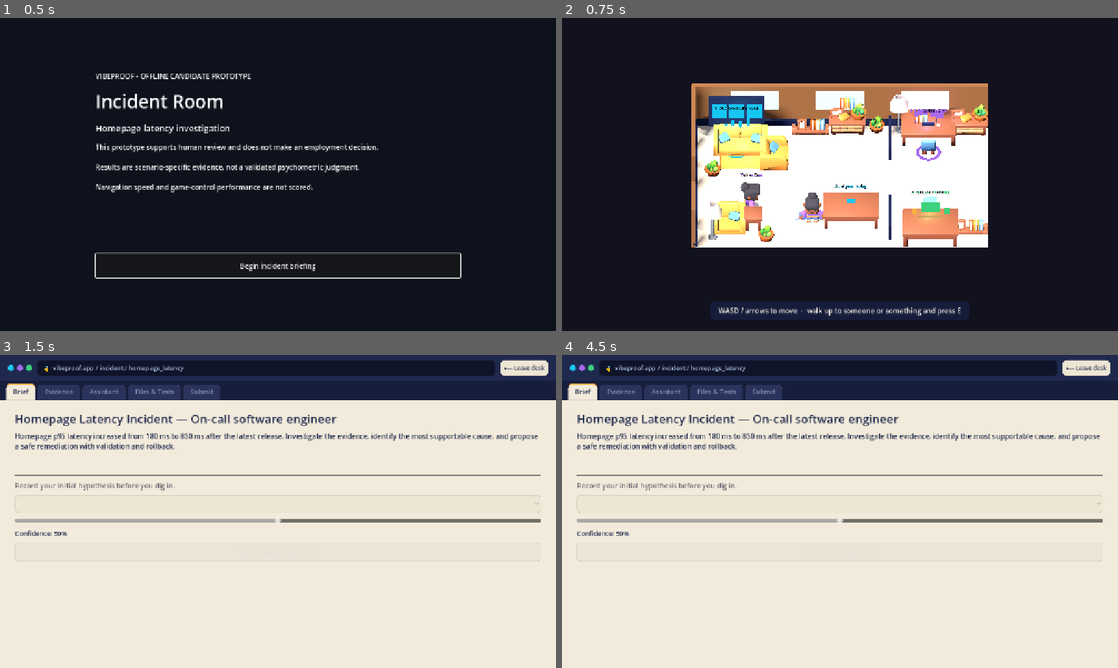
Above: before the commit, frames 1-4 (two rows, left to right).
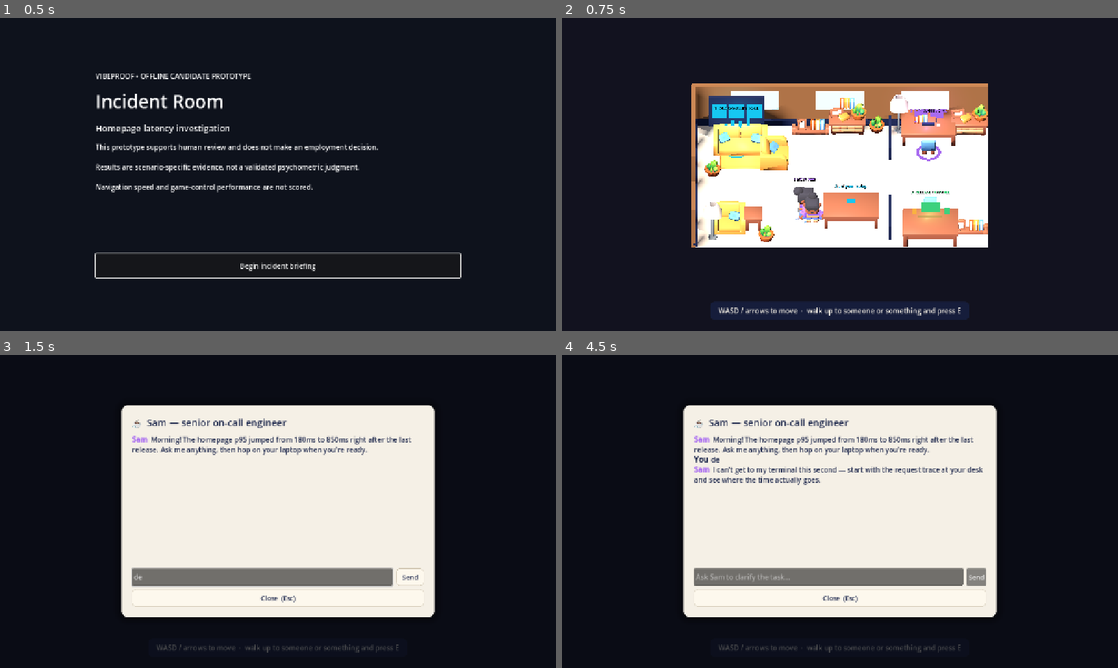
Above: after the commit, the same moments.

Repository: mengfoong-dev/codex-candidate-assesment-system
Game: Godot game, scene res://scenes/main/main.tscn
Two runs of this game, one before a commit and one after it. Both use one fixed random seed, a clock stepped at 60 frames per second and the inputs below.
Inputs (mouse positions are in pixels of both pictures, inside the frame that each line leads up to):
- Up to frame 1 (0.5 s): no input
- Up to frame 2 (0.75 s): click "Begin incident briefing" at 0.5 s
- Up to frame 3 (1.5 s): tap E (interact) at 1.25, 1.35 s; hold D (move_right) from 1.28 s (still down)
- Up to frame 4 (4.5 s): release D (move_right) at 2 s; click (1084, 367) at 2 s, where only the run before the commit has a clickable "⟵ Leave desk"; click (973, 577) at 2.75 s, where only the run after the commit has a clickable "Send"; click (979, 577) at 3.5 s, where only the run after the commit has a clickable "Send"; tap E (interact) at 4.25 s; hold S (move_backward) from 4.28 s (still down); tap H (open_hypothesis) at 4.35 s

Frame 1 is identical in both runs. In frame 2, 0.4% of the frame differs, in the area x 32-46%, y 49-66%; in frame 3, 65%; in frame 4, 66%, in the area x 0-100%, y 0-100%.

Commit message:
feat: seat Sam beside the desk and point the game at the deployed senior proxy
Move the senior NPC from the entrance corner to next to the player's desk/spawn
so the player, Sam, and the laptop read as one cluster. Point the workspace's
senior chat at the live Railway proxy (senior-proxy-production) so the deployed
game gets real senior replies.

Diff:
--- a/apps/incident-room/scenes/main/main.tscn
+++ b/apps/incident-room/scenes/main/main.tscn
@@ -20,5 +20,6 @@
 
 [node name="OfficeLayer" parent="UI" instance=ExtResource("5_office")]
 visible = false
+senior_proxy_url = "https://senior-proxy-production.up.railway.app/api/senior/chat"
 
 [node name="TitleScreen" parent="UI" instance=ExtResource("3_title")]
--- a/apps/incident-room/scenes/room/incident_room.tscn
+++ b/apps/incident-room/scenes/room/incident_room.tscn
@@ -115,7 +115,7 @@
 [node name="Landmark" parent="ReleaseConsole" instance=ExtResource("7_rel")]
 
 [node name="Senior" type="Node3D" parent="."]
-transform = Transform3D(0, 0, 1, 0, 1, 0, -1, 0, 0, -4.8, 0.05, 1.8)
+transform = Transform3D(0, 0, 1, 0, 1, 0, -1, 0, 0, -1.9, 0.05, 2.1)
 
 [node name="Body" parent="Senior" instance=ExtResource("8_senior")]
 
